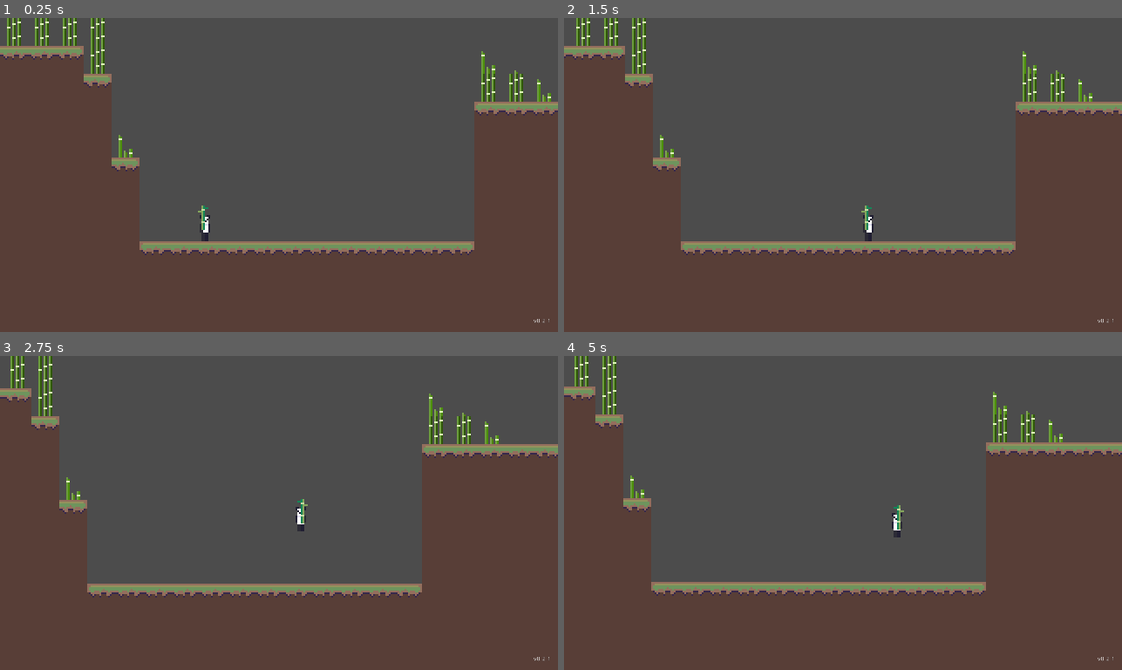
Above: before the commit, frames 1-4 (two rows, left to right).
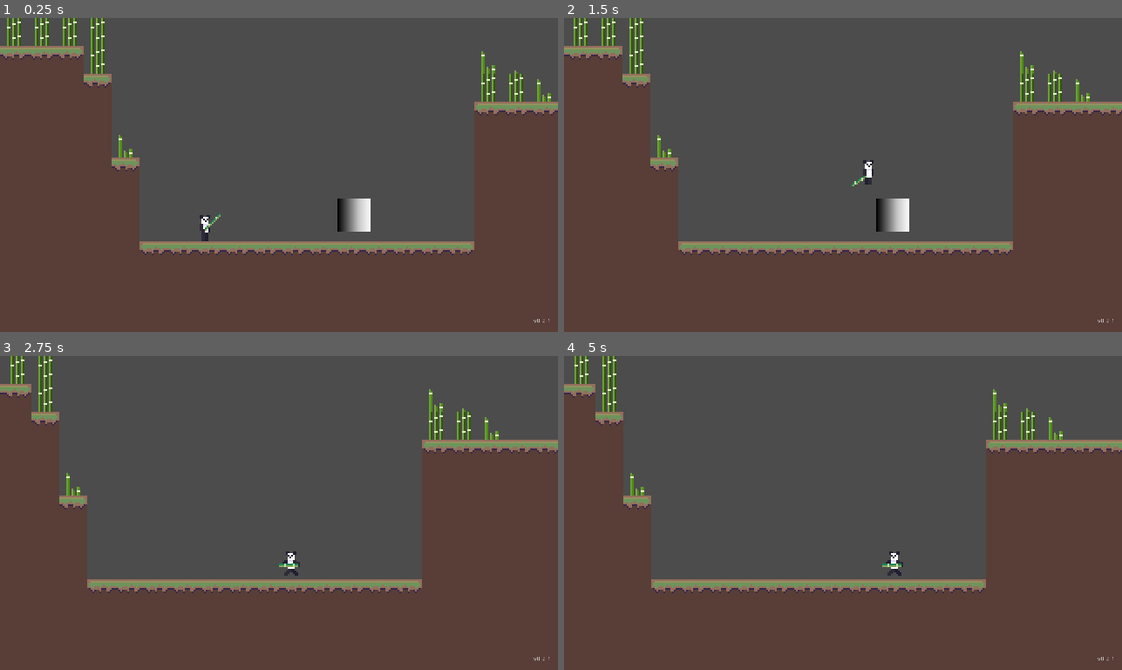
Above: after the commit, the same moments.

Repository: dashedstripes/panda-platformer
Game: Godot game, scene res://Levels/Level 1.tscn
Same seed, same stepped clock (60 frames per second), same inputs: the game is played once before the commit and once after it.
Inputs:
- Up to frame 1 (0.25 s): no input
- Up to frame 2 (1.5 s): tap Enter (attack) at 0.5, 0.6 s; hold D (move_right) from 0.53 s (still down); tap Space (jump) at 0.77, 0.8, 1.07, 1.35 s
- Up to frame 3 (2.75 s): tap Space (jump) at 1.52, 1.82, 2.3 s; tap Enter (attack) at 1.55, 2.1 s; release D (move_right) at 2.03 s; hold A (move_left) from 2.03 s (still down)
- Up to frame 4 (5 s): release A (move_left) at 2.78 s; hold D (move_right) 2.78-4.28 s; tap Enter (attack) at 2.85, 4.35 s; tap Space (jump) at 3.02, 3.32, 3.6, 3.77, 4.07, 4.52, 4.82 s; hold A (move_left) from 4.28 s (still down)

The runs differ from the first frame. In frame 1, 0.6% of the frame differs, in the area x 35-67%, y 57-69%; in frame 2, 4.0%; in frame 3, 5.5%, in the area x 0-100%, y 1-77%; in frame 4, 4.4%.

Commit message:
add attack state to player

Diff:
--- a/Levels/Level 1.tscn
+++ b/Levels/Level 1.tscn
@@ -1,8 +1,9 @@
-[gd_scene load_steps=12 format=2]
+[gd_scene load_steps=13 format=2]
 
 [ext_resource path="res://Player/Player.tscn" type="PackedScene" id=1]
 [ext_resource path="res://Assets/Ground.png" type="Texture" id=2]
 [ext_resource path="res://Assets/Bamboo.png" type="Texture" id=3]
+[ext_resource path="res://Objects/Bush.tscn" type="PackedScene" id=4]
 
 [sub_resource type="ConvexPolygonShape2D" id=1]
 points = PoolVector2Array( 16, 16, 0, 16, 0, 0, 16, 0 )
@@ -259,3 +260,7 @@
 __meta__ = {
 "_edit_use_anchors_": false
 }
+
+[node name="Bush" parent="." instance=ExtResource( 4 )]
+position = Vector2( 202.978, 113.118 )
+[connection signal="area_entered" from="Bush" to="Bush" method="_on_Bush_area_entered"]
--- /dev/null
+++ b/Objects/Bush.gd
@@ -0,0 +1,5 @@
+extends Area2D
+
+func _on_Bush_area_entered(area):
+	print(area.name)
+	queue_free()
--- /dev/null
+++ b/Objects/Bush.tscn
@@ -0,0 +1,23 @@
+[gd_scene load_steps=5 format=2]
+
+[ext_resource path="res://Objects/Bush.gd" type="Script" id=1]
+
+[sub_resource type="Gradient" id=1]
+offsets = PoolRealArray( 0, 0.634731, 1 )
+colors = PoolColorArray( 0, 0, 0, 1, 0.778443, 0.778443, 0.778443, 1, 1, 1, 1, 1 )
+
+[sub_resource type="GradientTexture" id=2]
+gradient = SubResource( 1 )
+
+[sub_resource type="RectangleShape2D" id=3]
+
+[node name="Bush" type="Area2D"]
+script = ExtResource( 1 )
+
+[node name="Sprite" type="Sprite" parent="."]
+position = Vector2( 0.082756, -0.0939846 )
+scale = Vector2( 0.00922168, 18.8394 )
+texture = SubResource( 2 )
+
+[node name="CollisionShape2D" type="CollisionShape2D" parent="."]
+shape = SubResource( 3 )
--- a/Player/Attack.gd
+++ /dev/null
@@ -1,10 +0,0 @@
-extends Node
-
-var fsm = StateMachine
-
-func enter():
-	print('Attacking')
-	fsm.back()
-
-func exit(next_state):
-	fsm.change_to(next_state)
--- a/Player/Fall.gd
+++ b/Player/Fall.gd
@@ -14,6 +14,9 @@
 	if(owner.velocity.y == 0):
 		exit("Run")
 
+	if(Input.is_action_just_pressed("attack")):
+		exit("Idle Attack")
+
 	owner.apply_movement(delta)
 	owner.apply_gravity(delta)
 	owner.apply_velocity(delta)
--- /dev/null
+++ b/Player/Idle Attack.gd
@@ -0,0 +1,21 @@
+extends Node
+
+var fsm = StateMachine
+
+onready var animationPlayer = owner.get_node("AnimationPlayer")
+onready var sprite = owner.get_node("AnimatedSprite")
+
+func enter():
+	animationPlayer.play("attack_idle")
+
+func exit(new_state):
+	fsm.change_to(new_state)
+
+func physics_process(delta):
+	owner.apply_movement(delta)
+	owner.apply_gravity(delta)
+	owner.apply_velocity(delta)
+
+func _on_AnimationPlayer_animation_finished(anim_name):
+	if(anim_name == "attack_idle"):
+		fsm.back()
--- a/Player/Idle.gd
+++ b/Player/Idle.gd
@@ -17,5 +17,8 @@
 	if(Input.is_action_just_pressed("jump") && owner.is_on_floor()):
 		exit("Jump")
 
+	if(Input.is_action_just_pressed("attack")):
+		exit("Idle Attack")
+
 	owner.apply_gravity(delta)
 	owner.apply_velocity(delta)
--- a/Player/Jump.gd
+++ b/Player/Jump.gd
@@ -12,7 +12,8 @@
 	fsm.change_to(next_state)
 
 func physics_process(delta):
-	if(owner.velocity.y > 100):
+
+	if(owner.velocity.y > 0):
 		exit("Fall")
 
 	owner.apply_movement(delta)
--- a/Player/Player.tscn
+++ b/Player/Player.tscn
@@ -7,14 +7,70 @@
 [ext_resource path="res://Player/Run.gd" type="Script" id=5]
 [ext_resource path="res://Player/Jump.gd" type="Script" id=6]
 [ext_resource path="res://Player/Fall.gd" type="Script" id=7]
-[ext_resource path="res://Player/Weapon.gd" type="Script" id=8]
-[ext_resource path="res://Weapons/BambooSword.tscn" type="PackedScene" id=9]
+[ext_resource path="res://Player/Idle Attack.gd" type="Script" id=8]
+[ext_resource path="res://Player/Run Attack.gd" type="Script" id=9]
 
 [sub_resource type="RectangleShape2D" id=1]
 extents = Vector2( 3, 7 )
 
 [sub_resource type="Animation" id=2]
-resource_name = "fall"
+resource_name = "attack_idle"
+length = 0.3
+tracks/0/type = "value"
+tracks/0/path = NodePath("AnimatedSprite:frame")
+tracks/0/interp = 1
+tracks/0/loop_wrap = true
+tracks/0/imported = false
+tracks/0/enabled = true
+tracks/0/keys = {
+"times": PoolRealArray( 0, 0.1, 0.2 ),
+"transitions": PoolRealArray( 1, 1, 1 ),
+"update": 1,
+"values": [ 6, 7, 8 ]
+}
+tracks/1/type = "value"
+tracks/1/path = NodePath("Weapon/CollisionShape2D:disabled")
+tracks/1/interp = 1
+tracks/1/loop_wrap = true
+tracks/1/imported = false
+tracks/1/enabled = true
+tracks/1/keys = {
+"times": PoolRealArray( 0, 0.1, 0.3 ),
+"transitions": PoolRealArray( 1, 1, 1 ),
+"update": 1,
+"values": [ true, false, true ]
+}
+
+[sub_resource type="Animation" id=3]
+resource_name = "attack_run"
+length = 0.8
+step = 0.2
+tracks/0/type = "value"
+tracks/0/path = NodePath("AnimatedSprite:frame")
+tracks/0/interp = 1
+tracks/0/loop_wrap = true
+tracks/0/imported = false
+tracks/0/enabled = true
+tracks/0/keys = {
+"times": PoolRealArray( 0, 0.2, 0.4, 0.6 ),
+"transitions": PoolRealArray( 1, 1, 1, 1 ),
+"update": 1,
+"values": [ 9, 10, 11, 12 ]
+}
+tracks/1/type = "value"
+tracks/1/path = NodePath("Weapon/CollisionShape2D:disabled")
+tracks/1/interp = 1
+tracks/1/loop_wrap = true
+tracks/1/imported = false
+tracks/1/enabled = true
+tracks/1/keys = {
+"times": PoolRealArray( 0, 0.2, 0.4 ),
+"transitions": PoolRealArray( 1, 1, 1 ),
+"update": 1,
+"values": [ true, false, true ]
+}
+
+[sub_resource type="Animation" id=4]
 length = 0.1
 tracks/0/type = "value"
 tracks/0/path = NodePath("AnimatedSprite:frame")
@@ -29,8 +85,7 @@
 "values": [ 5 ]
 }
 
-[sub_resource type="Animation" id=3]
-resource_name = "idle"
+[sub_resource type="Animation" id=5]
 length = 0.1
 tracks/0/type = "value"
 tracks/0/path = NodePath("AnimatedSprite:frame")
@@ -45,8 +100,7 @@
 "values": [ 0 ]
 }
 
-[sub_resource type="Animation" id=4]
-resource_name = "jump"
+[sub_resource type="Animation" id=6]
 length = 0.1
 tracks/0/type = "value"
 tracks/0/path = NodePath("AnimatedSprite:frame")
@@ -61,8 +115,8 @@
 "values": [ 4 ]
 }
 
-[sub_resource type="Animation" id=5]
-resource_name = "run_right"
+[sub_resource type="Animation" id=7]
+resource_name = "run"
 length = 0.8
 loop = true
 tracks/0/type = "value"
@@ -78,29 +132,39 @@
 "values": [ 0, 1, 2, 3 ]
 }
 
+[sub_resource type="RectangleShape2D" id=8]
+extents = Vector2( 5, 2 )
+
 [node name="Player" type="KinematicBody2D"]
 script = ExtResource( 2 )
-__meta__ = {
-"_edit_group_": true
-}
 speed = 80
 jump = 400
 
 [node name="AnimatedSprite" type="Sprite" parent="."]
 texture = ExtResource( 1 )
-hframes = 6
-frame = 5
+offset = Vector2( 0, -16 )
+hframes = 13
+frame = 11
 region_rect = Rect2( 0, 0, 16, 16 )
 
 [node name="CollisionShape2D" type="CollisionShape2D" parent="."]
-position = Vector2( 0, 1 )
+position = Vector2( 0, -7 )
 shape = SubResource( 1 )
 
 [node name="AnimationPlayer" type="AnimationPlayer" parent="."]
-anims/fall = SubResource( 2 )
-anims/idle = SubResource( 3 )
-anims/jump = SubResource( 4 )
-anims/run_right = SubResource( 5 )
+anims/attack_idle = SubResource( 2 )
+anims/attack_run = SubResource( 3 )
+anims/fall = SubResource( 4 )
+anims/idle = SubResource( 5 )
+anims/jump = SubResource( 6 )
+anims/run = SubResource( 7 )
+
+[node name="Weapon" type="Area2D" parent="."]
+
+[node name="CollisionShape2D" type="CollisionShape2D" parent="Weapon"]
+position = Vector2( 7, -8 )
+shape = SubResource( 8 )
+disabled = true
 
 [node name="StateMachine" parent="." instance=ExtResource( 3 )]
 
@@ -116,8 +180,10 @@
 [node name="Fall" type="Node" parent="StateMachine"]
 script = ExtResource( 7 )
 
-[node name="Weapon" type="Node2D" parent="."]
+[node name="Idle Attack" type="Node" parent="StateMachine"]
 script = ExtResource( 8 )
 
-[node name="BambooSword" parent="Weapon" instance=ExtResource( 9 )]
-position = Vector2( 3, -6.5 )
+[node name="Run Attack" type="Node" parent="StateMachine"]
+script = ExtResource( 9 )
+[connection signal="animation_finished" from="AnimationPlayer" to="StateMachine/Run Attack" method="_on_AnimationPlayer_animation_finished"]
+[connection signal="animation_finished" from="AnimationPlayer" to="StateMachine/Idle Attack" method="_on_AnimationPlayer_animation_finished"]
--- /dev/null
+++ b/Player/Run Attack.gd
@@ -0,0 +1,21 @@
+extends Node
+
+var fsm = StateMachine
+
+onready var animationPlayer = owner.get_node("AnimationPlayer")
+onready var sprite = owner.get_node("AnimatedSprite")
+
+func enter():
+	animationPlayer.play("attack_run")
+
+func exit(new_state):
+	fsm.change_to(new_state)
+
+func physics_process(delta):
+	owner.apply_movement(delta)
+	owner.apply_gravity(delta)
+	owner.apply_velocity(delta)
+
+func _on_AnimationPlayer_animation_finished(anim_name):
+	if(anim_name == "attack_run"):
+		fsm.back()
--- a/Player/Run.gd
+++ b/Player/Run.gd
@@ -6,7 +6,7 @@
 onready var sprite = owner.get_node("AnimatedSprite")
 
 func enter():
-	animationPlayer.play("run_right")
+	animationPlayer.play("run")
 
 func exit(new_state):
 	fsm.change_to(new_state)
@@ -20,5 +20,8 @@
 	if(Input.is_action_just_pressed("jump") && owner.is_on_floor()):
 		exit("Jump")
 
+	if(Input.is_action_just_pressed("attack")):
+		exit("Run Attack")
+
 	owner.apply_gravity(delta)
 	owner.apply_velocity(delta)
--- a/Player/Weapon.gd
+++ b/Player/Weapon.gd
@@ -4,8 +4,7 @@
 
 func _physics_process(delta):
 	if(owner.direction == Vector2.LEFT):
+		print(sprite)
 		sprite.flip_h = true
-		sprite.position.x = -6
 	if(owner.direction == Vector2.RIGHT):
 		sprite.flip_h = false
-		sprite.position.x = 0
--- a/Weapons/Attack.gd
+++ /dev/null
@@ -1,18 +0,0 @@
-extends Node
-
-var fsm = StateMachine
-
-signal attack_finished
-
-onready var animationPlayer = owner.get_node("AnimationPlayer")
-
-func enter():
-	animationPlayer.play("attack")
-
-func exit(next_state):
-	fsm.change_to(next_state)
-
-func _on_AnimationPlayer_animation_finished(anim_name):
-	if(anim_name == "attack"):
-		emit_signal("attack_finished")
-		exit("Idle")
--- a/Weapons/BambooSword.tscn
+++ /dev/null
@@ -1,63 +0,0 @@
-[gd_scene load_steps=8 format=2]
-
-[ext_resource path="res://Assets/Bamboo Weapon.png" type="Texture" id=1]
-[ext_resource path="res://State/StateMachine.tscn" type="PackedScene" id=2]
-[ext_resource path="res://Weapons/Idle.gd" type="Script" id=3]
-[ext_resource path="res://Weapons/Attack.gd" type="Script" id=4]
-
-[sub_resource type="RectangleShape2D" id=1]
-extents = Vector2( 11, 7 )
-
-[sub_resource type="Animation" id=2]
-length = 0.4
-tracks/0/type = "value"
-tracks/0/path = NodePath("Sprite:frame")
-tracks/0/interp = 1
-tracks/0/loop_wrap = true
-tracks/0/imported = false
-tracks/0/enabled = true
-tracks/0/keys = {
-"times": PoolRealArray( 0, 0.1, 0.2, 0.3 ),
-"transitions": PoolRealArray( 1, 1, 1, 1 ),
-"update": 1,
-"values": [ 0, 1, 2, 3 ]
-}
-
-[sub_resource type="Animation" id=3]
-resource_name = "idle"
-length = 0.1
-tracks/0/type = "value"
-tracks/0/path = NodePath("Sprite:frame")
-tracks/0/interp = 1
-tracks/0/loop_wrap = true
-tracks/0/imported = false
-tracks/0/enabled = true
-tracks/0/keys = {
-"times": PoolRealArray( 0 ),
-"transitions": PoolRealArray( 1 ),
-"update": 1,
-"values": [ 0 ]
-}
-
-[node name="BambooSword" type="Area2D"]
-
-[node name="Sprite" type="Sprite" parent="."]
-texture = ExtResource( 1 )
-hframes = 4
-
-[node name="CollisionShape2D" type="CollisionShape2D" parent="."]
-position = Vector2( 3, 0 )
-shape = SubResource( 1 )
-
-[node name="AnimationPlayer" type="AnimationPlayer" parent="."]
-anims/attack = SubResource( 2 )
-anims/idle = SubResource( 3 )
-
-[node name="StateMachine" parent="." instance=ExtResource( 2 )]
-
-[node name="Idle" type="Node" parent="StateMachine"]
-script = ExtResource( 3 )
-
-[node name="Attack" type="Node" parent="StateMachine"]
-script = ExtResource( 4 )
-[connection signal="animation_finished" from="AnimationPlayer" to="StateMachine/Attack" method="_on_AnimationPlayer_animation_finished"]
--- a/Weapons/Idle.gd
+++ /dev/null
@@ -1,15 +0,0 @@
-extends Node
-
-var fsm = StateMachine
-
-onready var animationPlayer = owner.get_node("AnimationPlayer")
-
-func enter():
-	animationPlayer.play("idle")
-
-func exit(next_state):
-	fsm.change_to(next_state)
-
-func physics_process(delta):
-	if(Input.is_action_just_pressed("attack")):
-		exit("Attack")
Binary file changed: Assets/Bamboo Weapon.png
Binary file added: Assets/Player Arm No Weapon.png
Not shown, added: Assets/Player Arm No Weapon.png.import
Binary file changed: Assets/Player.png
Not shown: 1 places in Player/Player.tscn that only renumber resources
